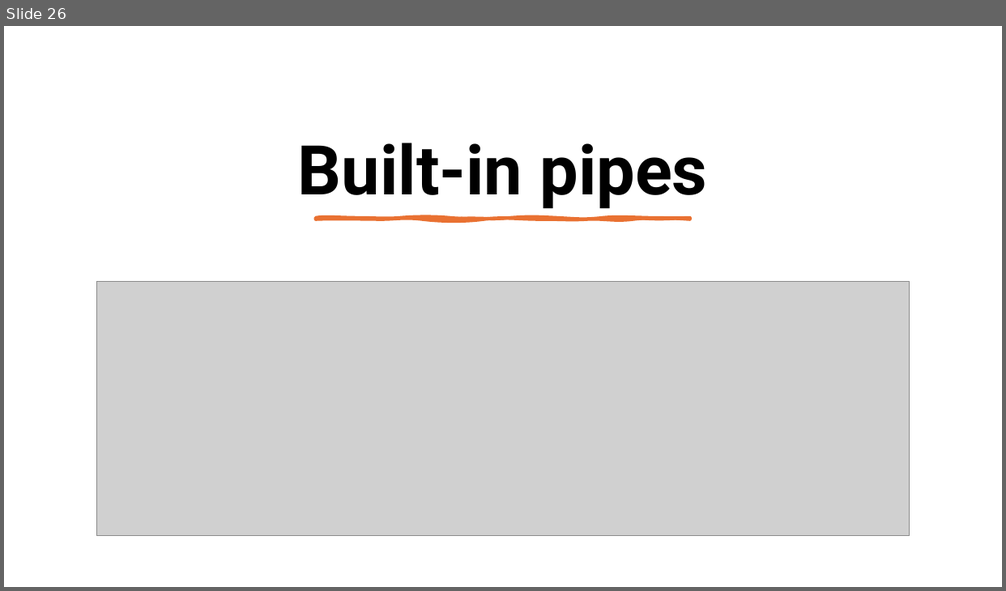
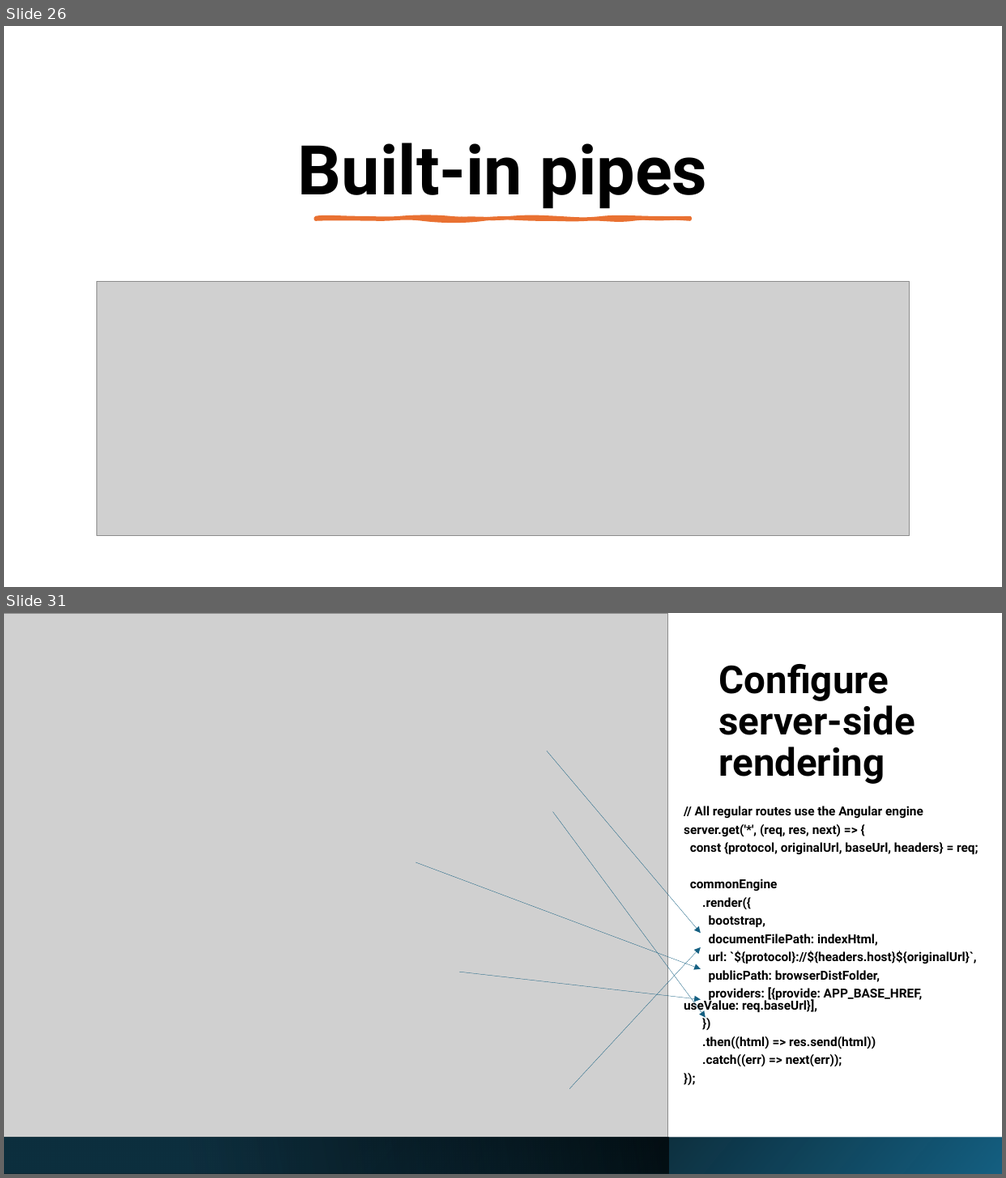
Before and after one commit to maheshsabnis/ng17guard, a slide deck: my-ng-app/Angular_Training_Images.pptx. Shown one above the other, each under a label of ours: slide 26 before the commit, slides 26 and 31 after it; the slides between them are not shown. The pictures are 1006x591 and 1006x1178 pixels, drawn with LibreOffice and Linux fonts; fonts in the diff are those of the drawing; grey boxes stand for pictures. Boxes give left, top, right and bottom in pixels: in the first picture for what was removed or moved away, otherwise in the second. Text is boxed around its words. In the diff, an @@ line names an element or a change of style, - is before the commit and + after.

```diff
--- a/my-ng-app/Angular_Training_Images.pptx
+++ b/my-ng-app/Angular_Training_Images.pptx
@@ slide 31 added at (4, 613, 1002, 1174), background #FFFFFF @@
@@ picture added at (4, 613, 668, 1138) @@
@@ text added at (719, 664, 915, 784), 37 pt, text #000000, bold @@
+Configure server-side rendering
@@ arrow added from (547, 751) to (701, 934), #156082 0.25 pt @@
@@ text added at (684, 806, 978, 1067), 12 pt, text #000000, bold @@
+// All regular routes use the Angular engine
+server.get('*', (req, res, next) => {
+const {protocol, originalUrl, baseUrl, headers} = req;
+commonEngine
+.render({
+bootstrap,
+documentFilePath: indexHtml,
+url: `${protocol}://${headers.host}${originalUrl}`,
+publicPath: browserDistFolder,
+providers: [{provide: APP_BASE_HREF, useValue: req.baseUrl}],
+})
+.then((html) => res.send(html))
+.catch((err) => next(err));
+});
@@ arrow added from (552, 812) to (705, 1018), #156082 0.25 pt @@
@@ arrow added from (415, 862) to (701, 969), #156082 0.25 pt @@
@@ arrow added from (570, 1089) to (701, 948), #156082 0.25 pt @@
@@ arrow added from (459, 973) to (701, 1000), #156082 0.25 pt @@
@@ rectangle added at (4, 1138, 1002, 1174), fill gradient #000000 to #156082 @@
@@ rectangle added at (4, 1138, 669, 1174), fill gradient #104862 to #000000 @@
```
Also in this commit, not shown: 7 other slides added, 5 other files.
